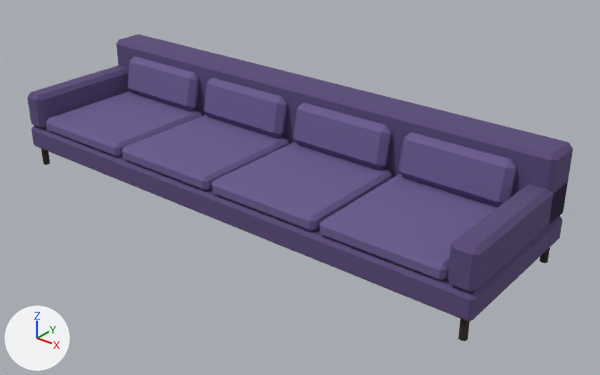
Before and after pictures for a commit that changed the FBX model unity/Assets/Art/furniture/sofa.fbx.
The view is the same before and after, from a camera (50 mm lens) standing at (3.27, -3.73, 2.54) and looking at (0.23, 0.06, 0.19). The axes (+X, +Y, +Z) are drawn at lower left. The lights are the same throughout. The picture after the commit comes second.

The older version as bpy lines, for what is in view:
```python
me_sofa = bpy.data.meshes.new('sofa')
me_sofa.from_pydata(...)  # 352 vertices, 352 faces; spans x -1.8..1.8, y -0.55..0.55, z 0.0..0.76
# faces by material slot: [40, 104, 208]
me_sofa.materials.append(mat_c2a1e18)  # black #2a1e18
me_sofa.materials.append(mat_c5a4a7a)  # dark purple #5a4a7a
me_sofa.materials.append(mat_c6a5a8f)  # purple #6a5a8f
ob_sofa = bpy.data.objects.new('sofa', me_sofa)
ob_sofa.location = (0.0, 0.0, 0.0)
```
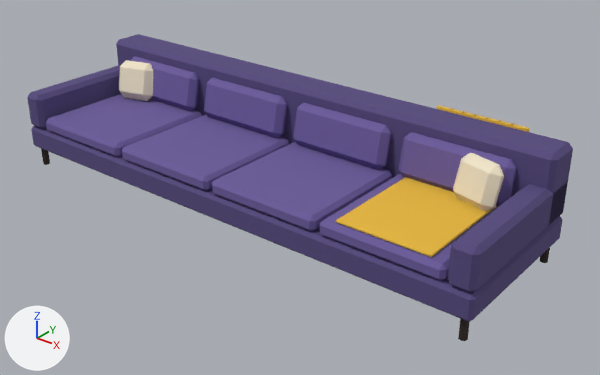
Where the change shows, as pixel boxes (x1, y1, x2, y2) in the pictures (600 x 375 px):
part 1 of me_sofa, added
    after: (437, 105, 529, 132)
part 2 of me_sofa, added (yellow)
    after: (336, 177, 497, 257)
part 3 of me_sofa, added (beige)
    after: (119, 60, 153, 101)
part 4 of me_sofa, added (beige)
    after: (453, 153, 504, 211)
part 5 of me_sofa, edited (looks the same)
    both: (27, 34, 573, 322)
part 6 of me_sofa, recoloured
    both: (118, 56, 512, 262)

What changed in the scene script:
```text
Add mat_cd89a2a:
    mat_cd89a2a = principled_material('cd89a2a')
    mat_cd89a2a.base_color = (0.687, 0.323, 0.0232)  # orange #d89a2a
    mat_cd89a2a.roughness = 0.95
Add mat_c6a5a9a:
    mat_c6a5a9a = principled_material('c6a5a9a')
    mat_c6a5a9a.base_color = (0.144, 0.102, 0.323)  # purple #6a5a9a
    mat_c6a5a9a.roughness = 0.95
Add mat_c56497e:
    mat_c56497e = principled_material('c56497e')
    mat_c56497e.base_color = (0.0931, 0.0666, 0.209)  # purple #56497e
    mat_c56497e.roughness = 0.95
Add mat_cf0e4c8:
    mat_cf0e4c8 = principled_material('cf0e4c8')
    mat_cf0e4c8.base_color = (0.871, 0.776, 0.578)  # beige #f0e4c8
    mat_cf0e4c8.roughness = 0.95
Add mat_ce8b83a:
    mat_ce8b83a = principled_material('ce8b83a')
    mat_ce8b83a.base_color = (0.807, 0.479, 0.0423)  # yellow #e8b83a
    mat_ce8b83a.roughness = 0.95
Change me_sofa:
    used by ob_sofa; location = (0.0, 0.0, 0.0)
    remove me_sofa.from_pydata(...)  # 352 vertices, 352 faces; spans x -1.8..1.8, y -0.55..0.55, z 0.0..0.76
    add me_sofa.from_pydata(...)  # 496 vertices, 492 faces; spans x -1.8..1.8, y -0.55..0.55, z 0.0..0.78
    me_sofa part 1: the loose piece of 24 vertices spanning x -1.8..1.8, y 0.29..0.55, z 0.3..0.76 is copied, and the copy is scaled about its middle by (0.166, 0.0569, 0.693), then moved by (1.23, 0.11, 0.1), in mat_ce8b83a (yellow #e8b83a); it spans x 0.93..1.53, y 0.52..0.54, z 0.48..0.78
    me_sofa part 2: the loose piece of 24 vertices spanning x -1.8..1.8, y -0.55..0.55, z 0.14..0.3 is copied, and the copy is scaled about its middle by (0.166, 0.684, 0.0824), then moved by (1.23, -0.13, 0.19), in mat_ce8b83a (yellow #e8b83a); it spans x 0.93..1.53, y -0.5..0.24, z 0.4..0.42
    me_sofa part 3: a new loose piece of 24 vertices spanning x -1.57..-1.27, y 0.07..0.27, z 0.4..0.68, in mat_cf0e4c8 (beige #f0e4c8)
    me_sofa part 4: a new loose piece of 24 vertices spanning x 1.27..1.57, y 0.07..0.27, z 0.4..0.68, in mat_cf0e4c8 (beige #f0e4c8)
    me_sofa part 5: 104 faces spanning x -1.8..1.8, y -0.55..0.55, z 0.14..0.76 switch from mat_c5a4a7a (dark purple #5a4a7a) to mat_c56497e (purple #56497e)
    me_sofa part 6: 208 faces spanning x -1.62..1.62, y -0.54..0.32, z 0.3..0.68 switch from mat_c6a5a8f (purple #6a5a8f) to mat_c6a5a9a (purple #6a5a9a)
    other edits to the shape of me_sofa do not show in these pictures
    add me_sofa.materials.append(mat_cf0e4c8)  # beige #f0e4c8
    add me_sofa.materials.append(mat_ce8b83a)  # yellow #e8b83a
    add me_sofa.materials.append(mat_cd89a2a)  # orange #d89a2a
```
